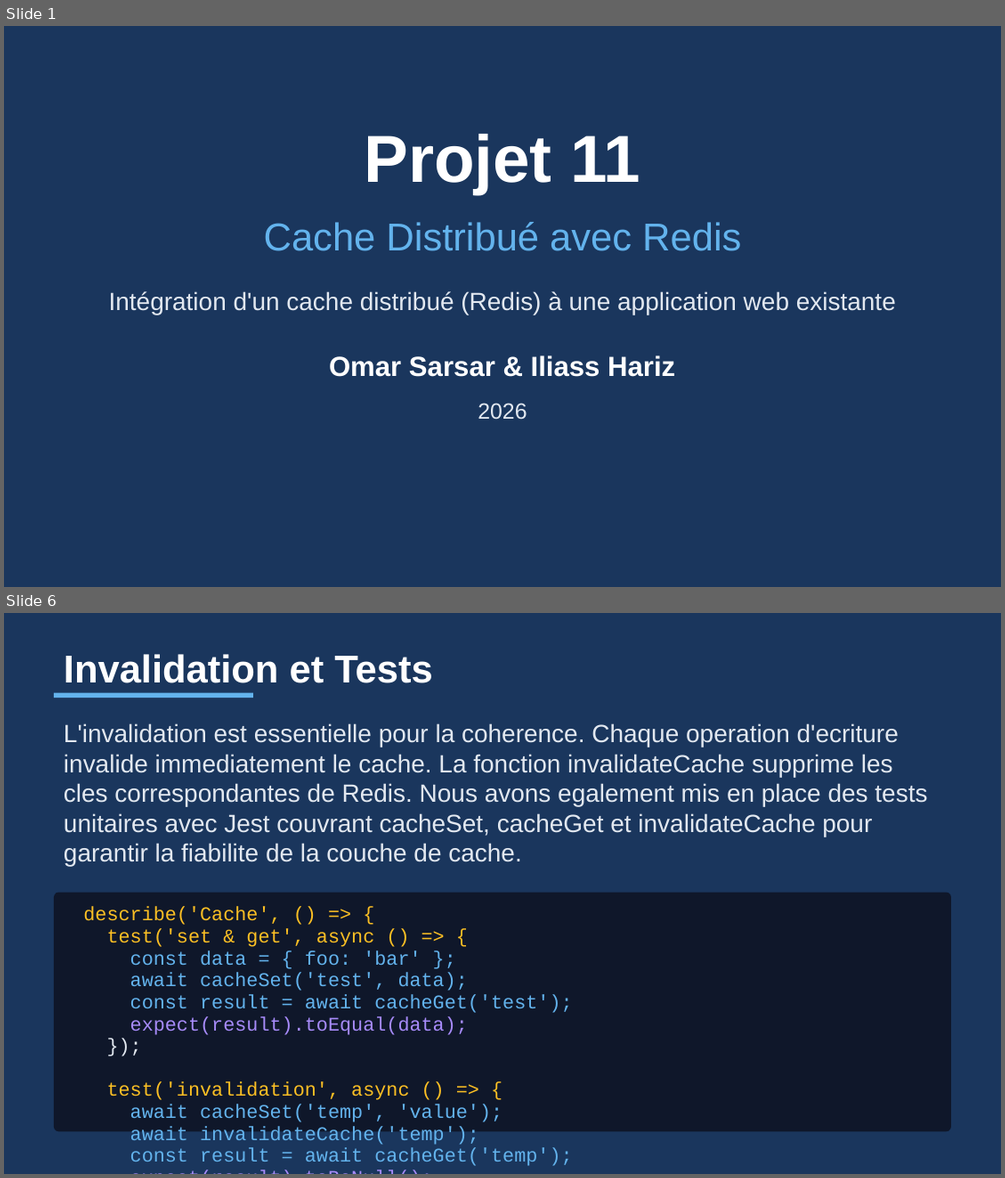
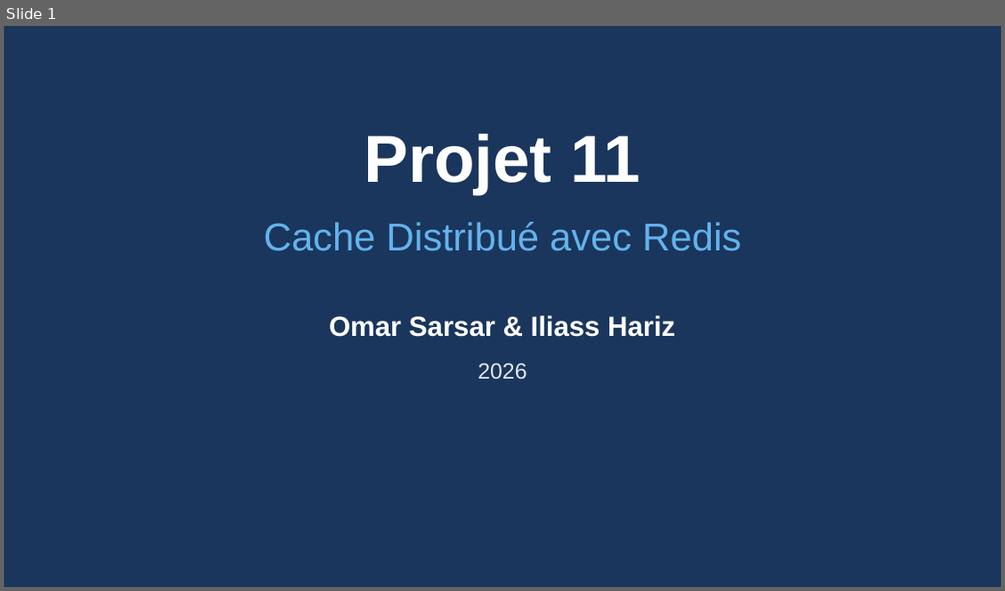
Before and after one commit to Zeinot/marketplace-saas, a slide deck: output/Presentation_Cache_Redis.pptx. Shown one above the other, each under a label of ours: slides 1 and 6 before the commit, slide 1 after it; the slides between them are not shown. The pictures are 1005x1178 and 1005x591 pixels, drawn with LibreOffice and Linux fonts; fonts in the diff are those of the drawing. Boxes give left, top, right and bottom in pixels: in the first picture for what was removed or moved away, otherwise in the second. Text is boxed around its words. In the diff, an @@ line names an element or a change of style, - is before the commit and + after.

```diff
--- a/output/Presentation_Cache_Redis.pptx
+++ b/output/Presentation_Cache_Redis.pptx
@@ slide 6 removed at (x1=4, y1=613, x2=1001, y2=1174), background #1A365D @@
@@ text removed at (x1=64, y1=654, x2=432, y2=683) @@
-Invalidation et Tests
@@ rectangle removed at (x1=54, y1=693, x2=253, y2=698) @@
@@ text removed at (x1=64, y1=723, x2=927, y2=867) @@
-L'invalidation est essentielle pour la coherence. Chaque operation d'ecriture invalide immediatement le cache. La fonction invalidateCache supprime les cles correspondantes de Redis. Nous avons egalement mis en place des tests unitaires avec Jest couvrant cacheSet, cacheGet et invalidateCache pour garantir la fiabilite de la couche de cache.
@@ rounded rectangle removed at (x1=54, y1=892, x2=951, y2=1131) @@
@@ text removed at (x1=83, y1=907, x2=281, y2=925) @@
-describe('Cache', () => {
@@ text removed at (x1=107, y1=928, x2=374, y2=947) @@
-test('set & get', async () => {
@@ text removed at (x1=130, y1=950, x2=421, y2=965) @@
-const data = { foo: 'bar' };
@@ text removed at (x1=130, y1=973, x2=468, y2=990) @@
-await cacheSet('test', data);
@@ text removed at (x1=130, y1=994, x2=572, y2=1013) @@
-const result = await cacheGet('test');
@@ text removed at (x1=73, y1=1034, x2=931, y2=1055) @@
-});
@@ text removed at (x1=130, y1=1016, x2=468, y2=1035) @@
-expect(result).toEqual(data);
@@ text removed at (x1=107, y1=1082, x2=409, y2=1100) @@
-test('invalidation', async () => {
@@ text removed at (x1=130, y1=1103, x2=503, y2=1122) @@
-await cacheSet('temp', 'value');
@@ text removed at (x1=130, y1=1126, x2=479, y2=1144) @@
-await invalidateCache('temp');
@@ text removed at (x1=73, y1=1165, x2=931, y2=1174) @@
-expect(result).toBeNull();
@@ text removed at (x1=130, y1=1148, x2=572, y2=1166) @@
-const result = await cacheGet('temp');
@@ slide 1 changed as well @@
@@ text removed at (x1=109, y1=291, x2=896, y2=314) @@
-Intégration d'un cache distribué (Redis) à une application web existante
@@ text "Omar Sarsar & Iliass Hariz" moved from (x1=329, y1=355, x2=675, y2=377) to (x1=329, y1=315, x2=675, y2=337) @@
@@ text "2026" moved from (x1=477, y1=402, x2=526, y2=419) to (x1=477, y1=362, x2=526, y2=379) @@
```
Also in this commit, not shown: 3 other slides changed, 6 slides added, 5 other slides removed, 11 other files.
